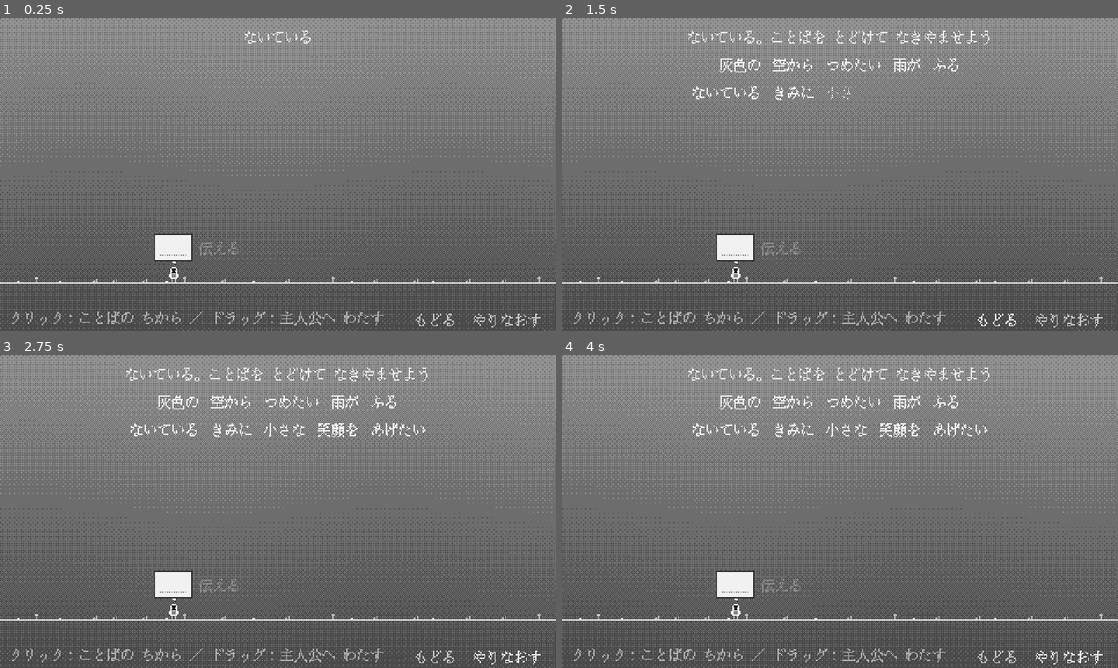
Above: before the commit, frames 1-4 (two rows, left to right).
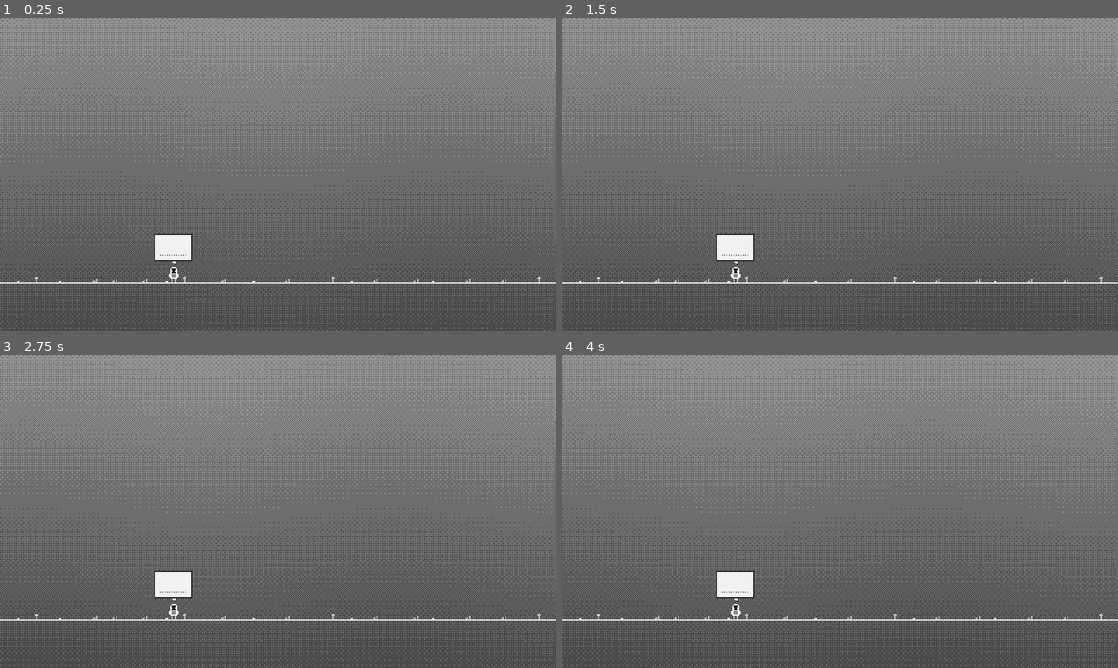
Above: after the commit, the same moments.

Repository: tmichiya/toru-3jam
Game: Godot game, scene res://scenes/main.tscn
Same seed, same stepped clock (60 frames per second), same inputs: the game is played once before the commit and once after it.
Inputs (mouse positions are in pixels of both pictures, inside the frame that each line leads up to):
- Up to frame 1 (0.25 s): no input
- Up to frame 2 (1.5 s): click (1067, 318) at 0.5 s, where only the run before the commit has a clickable "やりなおす"; click (995, 318) at 1.25 s, where only the run before the commit has a clickable "もどる"
- Up to frame 3 (2.75 s): click (505, 655) at 2 s, where only the run before the commit has a clickable "やりなおす"
- Up to frame 4 (4 s): click (995, 655) at 2.75 s, where only the run before the commit has a clickable "もどる"; click (1067, 655) at 3.5 s, where only the run before the commit has a clickable "やりなおす"

The runs differ from the first frame. In frame 1, 0.8% of the frame differs, in the area x 2-98%, y 4-99%; in frame 2, 1.7%; in frame 3, 2.0%; in frame 4, 2.0%.
Error after the commit: Parse Error: Cannot infer the type of "lines" variable because the value doesn't have a set type. (res://scripts/poem_view.gd:31)

Commit message:
本棚で詩を集め、過去の詩も使って進む仕組みに
4つの詩を本棚(下・左・右)と窓に置き、場面が進むごとに開く。答えは前の詩の言葉と組み合わせないと作れない。ベッドに着くと眠る場面も追加。部屋の床と階段を線のグラフ (RoomNav) にして経路を求める。※見た目側はこの後のコミットで対応。

Co-Authored-By: Claude Opus 5.5 <noreply@anthropic.com>

Diff:
--- a/data/poem.json
+++ b/data/poem.json
@@ -4,121 +4,170 @@
 		"blue": ["#86b6ea", "#26386e"],
 		"gold": ["#ffd47e", "#c8603a"]
 	},
-	"door_x": 660,
+
+	"comment_coords": "座標はすべて部屋の絵 (art/room/room.png, 300x300) のピクセル座標。y は足元 (床の上面)",
+	"start": [135, 177],
+	"nav": {
+		"nodes": {
+			"bf_l": [118, 177], "ll_bot": [125, 177], "center": [162, 177], "lr_bot": [196, 177], "bf_r": [206, 177],
+			"ll_top": [82, 129], "shelf_l": [96, 129], "ul_bot": [122, 129], "ledge_l_end": [132, 129],
+			"ul_top": [143, 105], "wardrobe": [111, 105], "bed": [88, 105], "floor_l_end": [79, 105],
+			"ur_top": [189, 106], "ur_bot": [205, 129],
+			"ledge_r_end": [199, 129], "shelf_r": [228, 129], "lr_top": [240, 129],
+			"door": [234, 106], "floor_r_end": [246, 106]
+		},
+		"edges": [
+			["bf_l", "ll_bot"], ["ll_bot", "center"], ["center", "lr_bot"], ["lr_bot", "bf_r"],
+			["ll_bot", "ll_top"],
+			["ll_top", "shelf_l"], ["shelf_l", "ul_bot"], ["ul_bot", "ledge_l_end"],
+			["ul_bot", "ul_top"],
+			["ul_top", "wardrobe"], ["wardrobe", "bed"], ["bed", "floor_l_end"],
+			["lr_bot", "lr_top"],
+			["lr_top", "shelf_r"], ["shelf_r", "ur_bot"], ["ur_bot", "ledge_r_end"],
+			["ur_bot", "ur_top"],
+			["ur_top", "door"], ["door", "floor_r_end"]
+		]
+	},
+	"spots": {
+		"shelf_bottom": { "points": [[162, 177]], "poem": "p1", "mark": [162, 152] },
+		"shelf_left": { "points": [[96, 129]], "poem": "p2", "mark": [93, 107] },
+		"shelf_right": { "points": [[228, 129]], "poem": "p3", "mark": [228, 107] },
+		"window": { "points": [[143, 105], [189, 106]], "poem": "p4", "mark": [161, 60] },
+		"bed": { "points": [[88, 105]] },
+		"door": { "points": [[234, 106]] }
+	},
+	"door_light": [227, 88, 16, 17],
+
+	"poems": [
+		{
+			"id": "p1", "title": "一",
+			"lines": [
+				[
+					{ "t": "灰色の", "anim": "ash", "effect": "color", "arg": "gray" },
+					{ "t": "部屋で", "anim": "town" },
+					{ "t": "ひとり", "anim": "hush" },
+					{ "t": "ないている", "anim": "pour" }
+				],
+				[
+					{ "t": "わすれた", "anim": "beyond" },
+					{ "t": "笑顔を", "key": "笑顔", "anim": "smile" },
+					{ "t": "さがして", "anim": "further" }
+				]
+			]
+		},
+		{
+			"id": "p2", "title": "二",
+			"lines": [
+				[
+					{ "t": "なきつかれて", "anim": "sleep" },
+					{ "t": "ねむる", "anim": "sleep" },
+					{ "t": "きみ", "anim": "sparkle" }
+				],
+				[
+					{ "t": "明るい", "anim": "bright" },
+					{ "t": "朝が", "anim": "morning" },
+					{ "t": "くるまで", "anim": "wait" }
+				],
+				[
+					{ "t": "青い", "anim": "paint", "effect": "color", "arg": "blue" },
+					{ "t": "夢の", "anim": "dream" },
+					{ "t": "なか", "anim": "cloud" },
+					{ "t": "やさしい", "anim": "light" },
+					{ "t": "声", "anim": "speak" }
+				]
+			]
+		},
+		{
+			"id": "p3", "title": "三",
+			"lines": [
+				[
+					{ "t": "とざされた", "anim": "hush" },
+					{ "t": "扉の", "anim": "beyond" },
+					{ "t": "むこうに", "anim": "move" },
+					{ "t": "未来", "anim": "future" }
+				],
+				[
+					{ "t": "金色の", "anim": "paint", "effect": "color", "arg": "gold" },
+					{ "t": "光が", "anim": "light" },
+					{ "t": "さす", "anim": "star" }
+				],
+				[
+					{ "t": "ねむる", "anim": "sleep" },
+					{ "t": "鍵", "anim": "key", "visible_in": "gold" }
+				]
+			]
+		},
+		{
+			"id": "p4", "title": "四",
+			"lines": [
+				[
+					{ "t": "きらきらとした", "anim": "sparkle" },
+					{ "t": "星の", "anim": "star" },
+					{ "t": "まど", "anim": "light" }
+				],
+				[
+					{ "t": "どこへ", "anim": "beyond" },
+					{ "t": "行こう", "anim": "move" },
+					{ "t": "鳥の", "anim": "bird" },
+					{ "t": "ように", "anim": "sing" }
+				]
+			]
+		}
+	],
+
+	"comment_stages": "unlock = その場面で開く本棚/窓。answers = 伝えて正解になる言葉の並び (key)。reach = そこに着くと次の場面へ",
 	"stages": [
 		{
 			"id": "cry",
-			"hint": "ないている。ことばを とどけて なきやませよう",
+			"hint": "ないている。本棚で 詩を みつけて なきやませよう",
+			"unlock": ["shelf_bottom"],
 			"capacity": 1,
+			"answers": [["笑顔"]],
 			"saturation": 0.0,
-			"player_x": 150,
 			"player_anim": "cry",
-			"reaction": { "anim": "happy", "time": 1.4 },
-			"lines": [
-				[
-					{ "t": "灰色の", "yomi": "はいいろ", "anim": "ash" },
-					{ "t": "空から", "yomi": "そら", "anim": "cloud" },
-					{ "t": "つめたい", "yomi": "つめたい", "anim": "hush" },
-					{ "t": "雨が", "yomi": "あめ", "anim": "pour" },
-					{ "t": "ふる", "yomi": "ふる", "anim": "fall" }
-				],
-				[
-					{ "t": "ないている", "yomi": "ないている", "anim": "pour" },
-					{ "t": "きみに", "yomi": "きみ", "anim": "sparkle" },
-					{ "t": "小さな", "yomi": "ちいさな", "anim": "spread" },
-					{ "t": "笑顔を", "key": "笑顔", "yomi": "えがお", "anim": "smile" },
-					{ "t": "あげたい", "yomi": "あげたい", "anim": "hands" }
-				]
-			],
-			"answers": [["笑顔"]]
+			"reaction": { "anim": "happy", "time": 1.4 }
+		},
+		{
+			"id": "sleepy",
+			"hint": "なきつかれて ねむそう。ベッドへ つれていこう",
+			"unlock": ["shelf_left"],
+			"capacity": 0,
+			"reach": "bed",
+			"saturation": 0.15,
+			"player_anim": "idle"
 		},
 		{
 			"id": "sleep",
-			"hint": "なきつかれて ねむってしまった。やさしく おこそう",
+			"hint": "ねむってしまった。やさしく おこそう",
 			"capacity": 2,
+			"answers": [["やさしい", "笑顔"]],
 			"saturation": 0.3,
-			"player_x": 150,
 			"player_anim": "sleep",
-			"reaction": { "anim": "wake", "time": 1.2 },
-			"lines": [
-				[
-					{ "t": "なきつかれて", "yomi": "なきつかれて", "anim": "sleep" },
-					{ "t": "すやすや", "yomi": "すやすや", "anim": "dream" },
-					{ "t": "ねむる", "yomi": "ねむる", "anim": "sleep" }
-				],
-				[
-					{ "t": "青い", "yomi": "あおい", "anim": "paint", "effect": "color", "arg": "blue" },
-					{ "t": "夜が", "yomi": "よる", "anim": "hush" },
-					{ "t": "あけて", "yomi": "あけて", "anim": "morning" },
-					{ "t": "やさしい", "yomi": "やさしい", "anim": "light" },
-					{ "t": "声で", "key": "声", "yomi": "こえ", "anim": "speak" },
-					{ "t": "おはよう", "yomi": "おはよう", "anim": "morning" }
-				]
-			],
-			"answers": [["やさしい", "声"], ["やさしい", "おはよう"]]
+			"can_move": false,
+			"reaction": { "anim": "wake", "time": 1.2 }
 		},
 		{
 			"id": "door",
-			"hint": "扉の まえで たちどまった。鍵を さがさせよう",
+			"hint": "扉には 鍵が かかっている。鍵を さがさせよう",
+			"unlock": ["shelf_right"],
 			"capacity": 2,
-			"saturation": 0.6,
-			"player_x": 610,
+			"answers": [["鍵", "さがして"], ["さがして", "鍵"]],
+			"saturation": 0.55,
 			"player_anim": "idle",
-			"show_door": true,
-			"reaction": { "anim": "search", "time": 1.8 },
-			"lines": [
-				[
-					{ "t": "とざされた", "yomi": "とざされた", "anim": "hush" },
-					{ "t": "扉の", "yomi": "とびら", "anim": "beyond" },
-					{ "t": "まえで", "yomi": "まえ", "anim": "move" },
-					{ "t": "たちどまる", "yomi": "たちどまる", "anim": "wait" }
-				],
-				[
-					{ "t": "金色の", "yomi": "きんいろ", "anim": "paint", "effect": "color", "arg": "gold" },
-					{ "t": "光が", "yomi": "ひかり", "anim": "light" },
-					{ "t": "さす", "yomi": "さす", "anim": "star" },
-					{ "t": "草かげに", "yomi": "くさかげ", "anim": "town" }
-				],
-				[
-					{ "t": "ねむる", "yomi": "ねむる", "anim": "sleep" },
-					{ "t": "鍵を", "key": "鍵", "yomi": "かぎ", "anim": "key", "visible_in": "gold" },
-					{ "t": "さがして", "yomi": "さがして", "anim": "further" }
-				]
-			],
-			"answers": [["鍵", "さがして"], ["さがして", "鍵"]]
+			"reaction": { "anim": "search", "time": 1.8 }
 		},
 		{
 			"id": "future",
-			"hint": "どこへ 行こう。未来を つくろう",
+			"hint": "鍵を みつけた。どこへ 行こう。窓の 星に きいてみよう",
+			"unlock": ["window"],
 			"capacity": 3,
-			"saturation": 0.85,
-			"player_x": 610,
+			"answers": [["きらきらとした", "明るい", "未来"]],
+			"saturation": 0.8,
 			"player_anim": "think",
-			"show_door": true,
 			"has_key": true,
-			"reaction": { "anim": "happy", "time": 1.2 },
-			"lines": [
-				[
-					{ "t": "どこへ", "yomi": "どこ", "anim": "beyond" },
-					{ "t": "行こう", "yomi": "いこう", "anim": "move" },
-					{ "t": "鍵を", "yomi": "かぎ", "anim": "key" },
-					{ "t": "にぎって", "yomi": "にぎって", "anim": "hands" }
-				],
-				[
-					{ "t": "きらきらとした", "yomi": "きらきら", "anim": "sparkle" },
-					{ "t": "星と", "yomi": "ほし", "anim": "star" },
-					{ "t": "明るい", "yomi": "あかるい", "anim": "bright" },
-					{ "t": "朝", "yomi": "あさ", "anim": "morning" }
-				],
-				[
-					{ "t": "その", "yomi": "その", "anim": "wait" },
-					{ "t": "さきに", "yomi": "さき", "anim": "further" },
-					{ "t": "ある", "yomi": "ある", "anim": "spread" },
-					{ "t": "未来へ", "key": "未来", "yomi": "みらい", "anim": "future" }
-				]
-			],
-			"answers": [["きらきらとした", "明るい", "未来"]]
+			"reaction": { "anim": "happy", "time": 1.2 }
 		}
 	],
-	"ending_text": "きらきらとした 明るい 未来へ、きみは あるきだした。"
+	"exit": "door",
+	"ending_text": "きらきらとした 明るい 未来へ、きみは 扉を あけた。"
 }
--- a/scripts/game.gd
+++ b/scripts/game.gd
@@ -3,6 +3,7 @@
 ## ゲームロジック。入力から要求を受け、GameState を変え、signal で知らせる。
 ## View 側からは state を読むだけにして、変更は必ずここを通す。
 ##
+##  - arrive(spot): 主人公が本棚・窓・ベッドなどに着いた (詩を手に入れる / 場面が進む)
 ##  - click(uid): その言葉の演出 (+ 色などの効果)
 ##  - give(uid) / take_back(uid): 主人公の吹き出しに言葉を渡す / 戻す
 ##  - tell(): 吹き出しの言葉を伝える。場面の答えと合えば次の場面へ
@@ -33,7 +34,7 @@
 
 
 func capacity() -> int:
-	return int(stage_def().get("capacity", 1))
+	return 0 if state.d["ended"] else int(stage_def().get("capacity", 1))
 
 
 func hint() -> String:
@@ -44,6 +45,39 @@
 	var pal: Dictionary = poem.get("palette", {})
 	var pair: Array = pal.get(id, pal.get("gray", ["#888888", "#444444"]))
 	return Color(pair[idx])
+
+
+## これまでの場面で開いた本棚・窓
+func unlocked() -> Array:
+	var out: Array = []
+	for i in state.d["stage"] + 1:
+		out.append_array(poem["stages"][i].get("unlock", []))
+	return out
+
+
+## 開いていて、まだ詩を手に入れていない本棚・窓か
+func spot_has_poem(spot: String) -> bool:
+	var sp: Dictionary = poem["spots"].get(spot, {})
+	return sp.has("poem") and spot in unlocked() and not sp["poem"] in state.got()
+
+
+## 主人公が spot に着いた
+func arrive(spot: String) -> void:
+	if state.d["ended"]:
+		return
+	var evs: Array = []
+	if spot_has_poem(spot):
+		_push()
+		var pid: String = poem["spots"][spot]["poem"]
+		state.got().append(pid)
+		evs.append({"kind": "collect", "uids": [], "poem": pid, "spot": spot})
+	if stage_def().get("reach", "") == spot:
+		if evs.is_empty():
+			_push()
+		evs.append({"kind": "told_ok", "uids": [], "stage": stage_def()["id"]})
+		evs.append_array(_advance())
+	if not evs.is_empty():
+		_commit(evs)
 
 
 ## 言葉をクリック: 意味の演出 + 効果
@@ -62,8 +96,7 @@
 
 func can_give(uid: int) -> bool:
 	var w := state.word_by_uid(uid)
-	return not w.is_empty() and state.is_present(w) and not state.d["ended"] \
-		and state.message().size() < capacity()
+	return not w.is_empty() and state.is_present(w) and state.message().size() < capacity()
 
 
 ## 吹き出しに言葉を渡す (末尾に並ぶ)
@@ -102,15 +135,8 @@
 	if not keys in stage_def().get("answers", []):
 		_commit([{"kind": "told_ng", "uids": msg}])
 		return false
-
 	var evs: Array = [{"kind": "told_ok", "uids": msg, "stage": stage_def()["id"]}]
-	var next: int = state.d["stage"] + 1
-	if next >= poem["stages"].size():
-		state.d["ended"] = true
-		evs.append({"kind": "ending", "uids": []})
-	else:
-		state.load_stage(poem, next)
-		evs.append({"kind": "stage", "uids": []})
+	evs.append_array(_advance())
 	_commit(evs)
 	return true
 
@@ -130,6 +156,20 @@
 	_commit([{"kind": "undo", "uids": []}])
 
 
+## 次の場面へ (最後ならエンディング)
+func _advance() -> Array:
+	# 吹き出しに残っている言葉は詩へ戻す
+	for u in state.message():
+		state.word_by_uid(u)["in_bubble"] = false
+	state.message().clear()
+	var next: int = state.d["stage"] + 1
+	if next >= poem["stages"].size():
+		state.d["ended"] = true
+		return [{"kind": "ending", "uids": []}]
+	state.d["stage"] = next
+	return [{"kind": "stage", "uids": []}]
+
+
 func _push() -> void:
 	_history.append(state.snapshot())
 
--- a/scripts/game_state.gd
+++ b/scripts/game_state.gd
@@ -3,8 +3,8 @@
 ## ゲームの純データ。これが唯一の真実で、View はここから描画するだけ。
 ## d はディープコピーするだけでスナップショットになる (Undo 用)。
 ##
-## 場面 (stage) ごとに詩の行が入れ替わる。主人公に渡した言葉は message に並び、
-## 詩の中の元の言葉は in_bubble = true (貸し出し中) になる。
+## 詩 (poems) は最初に全部作っておき、本棚で手に入れたもの (got) だけが使える。
+## 主人公に渡した言葉は message に並び、元の言葉は in_bubble = true (貸し出し中) になる。
 
 var d: Dictionary = {}
 
@@ -13,28 +13,23 @@
 	var s := GameState.new()
 	s.d = {
 		"stage": 0,
-		"lines": [],
+		"got": [],           # 手に入れた詩の id (手に入れた順)
+		"poems": {},         # 詩 id -> { "title", "lines": [{ "id", "words" }] }
 		"next_uid": 1,
 		"message": [],       # 吹き出しに並んだ言葉の uid (渡した順)
 		"color": "gray",     # 現在の色
 		"prev_color": "",    # ひとつ前の色 (グラデーション下側)
 		"ended": false,
 	}
-	s.load_stage(poem, 0)
+	for p in poem["poems"]:
+		var lines: Array = []
+		for i in p["lines"].size():
+			var words: Array = []
+			for w in p["lines"][i]:
+				words.append(make_word(s.new_uid(), w))
+			lines.append({"id": "%s-%d" % [p["id"], i], "words": words})
+		s.d["poems"][p["id"]] = {"title": p.get("title", p["id"]), "lines": lines}
 	return s
-
-
-func load_stage(poem: Dictionary, idx: int) -> void:
-	d["stage"] = idx
-	d["message"] = []
-	var lines: Array = []
-	var src: Array = poem["stages"][idx]["lines"]
-	for i in src.size():
-		var words: Array = []
-		for w in src[i]:
-			words.append(make_word(new_uid(), w))
-		lines.append({"id": "%d-%d" % [idx, i], "words": words})
-	d["lines"] = lines
 
 
 static func make_word(uid: int, src: Dictionary) -> Dictionary:
@@ -59,8 +54,16 @@
 	d = snap.duplicate(true)
 
 
-func lines() -> Array:
-	return d["lines"]
+func got() -> Array:
+	return d["got"]
+
+
+func poem_lines(pid: String) -> Array:
+	return d["poems"][pid]["lines"]
+
+
+func poem_title(pid: String) -> String:
+	return d["poems"][pid]["title"]
 
 
 func message() -> Array:
@@ -78,14 +81,24 @@
 	return w["visible_in"] == "" or w["visible_in"] == d["color"]
 
 
-## 詩の中にあって、さわれる (見えていて、貸し出し中でない) か
+## 手に入れた詩の中にあって、さわれる (見えていて、貸し出し中でない) か
 func is_present(w: Dictionary) -> bool:
-	return not w["in_bubble"] and can_see(w)
+	return not w["in_bubble"] and can_see(w) and poem_of(w["uid"]) in got()
 
 
 func word_by_uid(uid: int) -> Dictionary:
-	for line in lines():
-		for w in line["words"]:
-			if w["uid"] == uid:
-				return w
+	for pid in d["poems"]:
+		for line in poem_lines(pid):
+			for w in line["words"]:
+				if w["uid"] == uid:
+					return w
 	return {}
+
+
+func poem_of(uid: int) -> String:
+	for pid in d["poems"]:
+		for line in poem_lines(pid):
+			for w in line["words"]:
+				if w["uid"] == uid:
+					return pid
+	return ""
--- /dev/null
+++ b/scripts/room_nav.gd
@@ -0,0 +1,85 @@
+class_name RoomNav
+extends RefCounted
+## 部屋の床・階段をつないだ線のグラフ (poem.json の nav)。
+## クリックした点から一番近い歩ける点を求め、そこまでの経路 (点の列) を返す。
+
+var nodes: Dictionary = {}  # id -> Vector2
+var edges: Array = []       # [Vector2 a, Vector2 b, id_a, id_b]
+
+
+func _init(def: Dictionary) -> void:
+	for id in def.get("nodes", {}):
+		var p: Array = def["nodes"][id]
+		nodes[id] = Vector2(p[0], p[1])
+	for e in def.get("edges", []):
+		edges.append([nodes[e[0]], nodes[e[1]], e[0], e[1]])
+
+
+## p に一番近い歩ける点。{ "edge": 番号, "point": Vector2 }
+func project(p: Vector2) -> Dictionary:
+	var best := {"edge": -1, "point": p}
+	var best_d := INF
+	for i in edges.size():
+		var q := Geometry2D.get_closest_point_to_segment(p, edges[i][0], edges[i][1])
+		var d := q.distance_squared_to(p)
+		if d < best_d:
+			best_d = d
+			best = {"edge": i, "point": q}
+	return best
+
+
+## from から to まで歩く経路。to は歩ける点へ寄せる。最初の点 (from) は含まない
+func find_path(from: Vector2, to: Vector2) -> PackedVector2Array:
+	var s := project(from)
+	var g := project(to)
+	if s["edge"] < 0 or g["edge"] < 0:
+		return PackedVector2Array()
+	if s["edge"] == g["edge"]:
+		return PackedVector2Array([g["point"]])
+
+	# スタートとゴールを仮の点としてグラフに足し、ダイクストラ法で最短経路
+	var pos := nodes.duplicate()
+	pos["_S"] = s["point"]
+	pos["_G"] = g["point"]
+	var adj := {}
+	for id in pos:
+		adj[id] = []
+	for i in edges.size():
+		var e: Array = edges[i]
+		if i == s["edge"] or i == g["edge"]:
+			continue
+		adj[e[2]].append(e[3])
+		adj[e[3]].append(e[2])
+	for pair in [["_S", s["edge"]], ["_G", g["edge"]]]:
+		var e: Array = edges[pair[1]]
+		for end in [e[2], e[3]]:
+			adj[pair[0]].append(end)
+			adj[end].append(pair[0])
+
+	var dist := {"_S": 0.0}
+	var prev := {}
+	var open := ["_S"]
+	while not open.is_empty():
+		var cur: String = open[0]
+		for id in open:
+			if dist[id] < dist[cur]:
+				cur = id
+		open.erase(cur)
+		if cur == "_G":
+			break
+		for nb in adj[cur]:
+			var nd: float = dist[cur] + (pos[cur] as Vector2).distance_to(pos[nb])
+			if nd < dist.get(nb, INF):
+				dist[nb] = nd
+				prev[nb] = cur
+				if not nb in open:
+					open.append(nb)
+
+	if not prev.has("_G"):
+		return PackedVector2Array()
+	var path := PackedVector2Array()
+	var at := "_G"
+	while at != "_S":
+		path.insert(0, pos[at])
+		at = prev[at]
+	return path
--- a/tests/test_solution.gd
+++ b/tests/test_solution.gd
@@ -1,5 +1,5 @@
 extends SceneTree
-## 想定手順でエンディングまで到達できるかをロジックだけで確かめる。
+## 想定手順でエンディングまで到達できるかを、ロジックと歩く経路だけで確かめる。
 ## godot --headless --path . -s res://tests/test_solution.gd
 
 var game: Game
@@ -10,51 +10,70 @@
 	game = Game.new()
 	root.add_child(game)
 	game.load_poem("res://data/poem.json")
+	_test_nav()
 
 	# 1. 泣いている
-	_check(game.capacity() == 1, "最初は1語まで")
-	_check(game.give(_uid("雨が")), "雨が を渡す")
-	_check(not game.give(_uid("ふる")), "上限を超えては渡せない")
-	_check(not game.tell(), "雨が では泣きやまない")
-	_check(game.state.message().is_empty() and game.state.is_present(_w("雨が")), "伝えた言葉は詩へ戻る")
-	game.give(_uid("笑顔を"))
-	game.take_back(_uid("笑顔を"))
-	_check(game.state.message().is_empty(), "吹き出しから戻せる")
+	_check(game.state.got().is_empty(), "最初は詩を持っていない")
+	game.arrive("shelf_left")
+	_check(game.state.got().is_empty(), "まだ開いていない本棚からは手に入らない")
+	game.arrive("shelf_bottom")
+	_check(game.state.got() == ["p1"], "下の本棚で 詩一 を手に入れる")
+	_check(game.give(_uid("ひとり")), "ひとり を渡す")
+	_check(not game.give(_uid("ないている")), "1語までしか渡せない")
+	_check(not game.tell(), "ひとり では泣きやまない")
 	game.give(_uid("笑顔を"))
 	_check(game.tell(), "笑顔 で泣きやむ")
-	_check(game.stage_def()["id"] == "sleep" and game.capacity() == 2, "寝る場面へ・2語まで")
+	_check(game.stage_def()["id"] == "sleepy", "ねむそうな場面へ")
 
-	# 2. 寝ている
+	# 2. ベッドへ (途中で左の本棚)
+	game.arrive("shelf_left")
+	_check("p2" in game.state.got(), "左の本棚で 詩二 を手に入れる")
+	game.arrive("bed")
+	_check(game.stage_def()["id"] == "sleep", "ベッドで眠る")
+
+	# 3. 寝ている → 過去の詩 (笑顔) も使って起こす
 	game.give(_uid("やさしい"))
-	game.give(_uid("声で"))
-	_check(game.tell(), "やさしい 声 で起きる")
+	game.give(_uid("声"))
+	_check(not game.tell(), "やさしい 声 (詩二だけ) では起きない")
+	game.give(_uid("やさしい"))
+	game.give(_uid("笑顔を"))
+	_check(game.tell(), "やさしい 笑顔 で起きる")
 	_check(game.stage_def()["id"] == "door", "扉の場面へ")
 
-	# 3. 扉
-	_check(not game.state.can_see(_w("鍵を")), "金色の前は 鍵 が見えない")
-	_check(not game.give(_uid("鍵を")), "見えない言葉は渡せない")
+	# 4. 扉 → 右の本棚
+	game.arrive("window")
+	_check(not "p4" in game.state.got(), "窓はまだ開いていない")
+	game.arrive("shelf_right")
+	_check("p3" in game.state.got(), "右の本棚で 詩三 を手に入れる")
+	_check(not game.give(_uid("鍵")), "金色の前は 鍵 が見えない")
 	game.click(_uid("金色の"))
-	_check(game.state.d["color"] == "gold", "金色の で背景が金")
-	game.give(_uid("鍵を"))
+	game.give(_uid("鍵"))
 	game.give(_uid("さがして"))
-	_check(game.tell(), "鍵 さがして で鍵が見つかる")
-	_check(game.stage_def()["id"] == "future" and game.capacity() == 3, "未来の場面へ・3語まで")
+	_check(game.tell(), "鍵 さがして (詩三+詩一) で鍵を見つける")
+	_check(game.stage_def()["id"] == "future", "未来の場面へ")
 
-	# 4. 未来
-	game.give(_uid("明るい"))
-	game.give(_uid("きらきらとした"))
-	game.give(_uid("未来へ"))
-	_check(not game.tell(), "順番がちがうと伝わらない")
-	for t in ["きらきらとした", "明るい", "未来へ"]:
+	# 5. 窓 → 未来
+	game.arrive("window")
+	_check("p4" in game.state.got(), "窓で 詩四 を手に入れる")
+	for t in ["きらきらとした", "明るい", "未来"]:
 		game.give(_uid(t))
-	_check(game.tell() and game.state.d["ended"], "エンディング")
+	_check(game.tell() and game.state.d["ended"], "きらきらとした 明るい 未来 (詩四+二+三) でエンディング")
 
 	game.undo()
 	_check(not game.state.d["ended"], "Undo でエンディング前へ")
 	game.reset()
-	_check(game.state.d["stage"] == 0 and game.state.d["color"] == "gray", "Reset で初期状態")
+	_check(game.state.d["stage"] == 0 and game.state.got().is_empty(), "Reset で初期状態")
 	print("FAILED" if failed else "ALL OK")
 	quit(1 if failed else 0)
+
+
+func _test_nav() -> void:
+	var nav := RoomNav.new(game.poem["nav"])
+	var path := nav.find_path(Vector2(135, 177), Vector2(88, 100))
+	_check(not path.is_empty() and path[path.size() - 1].distance_to(Vector2(88, 105)) < 1.0, "下の床からベッドへ行ける")
+	_check(Vector2(96, 129) in path or Vector2(82, 129) in path, "ベッドへは左の段を通る")
+	path = nav.find_path(Vector2(88, 105), Vector2(234, 100))
+	_check(not path.is_empty() and path[path.size() - 1].distance_to(Vector2(234, 106)) < 1.0, "ベッドから扉へ行ける")
 
 
 func _check(ok: bool, msg: String) -> void:
@@ -65,13 +84,10 @@
 		print("ok  ", msg)
 
 
-func _w(t: String) -> Dictionary:
-	for line in game.state.lines():
-		for w in line["words"]:
-			if w["t"] == t:
-				return w
-	return {}
-
-
 func _uid(t: String) -> int:
-	return _w(t)["uid"]
+	for pid in game.state.d["poems"]:
+		for line in game.state.poem_lines(pid):
+			for w in line["words"]:
+				if w["t"] == t:
+					return w["uid"]
+	return -1
Not shown, added: scripts/room_nav.gd.uid
